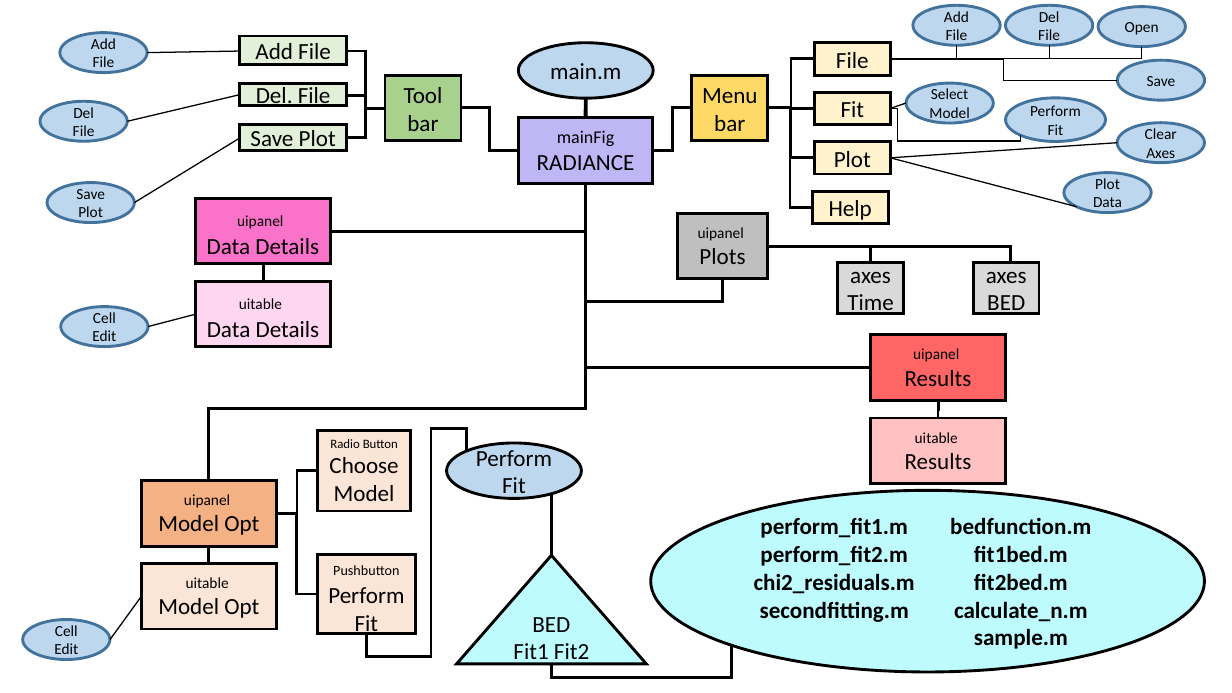
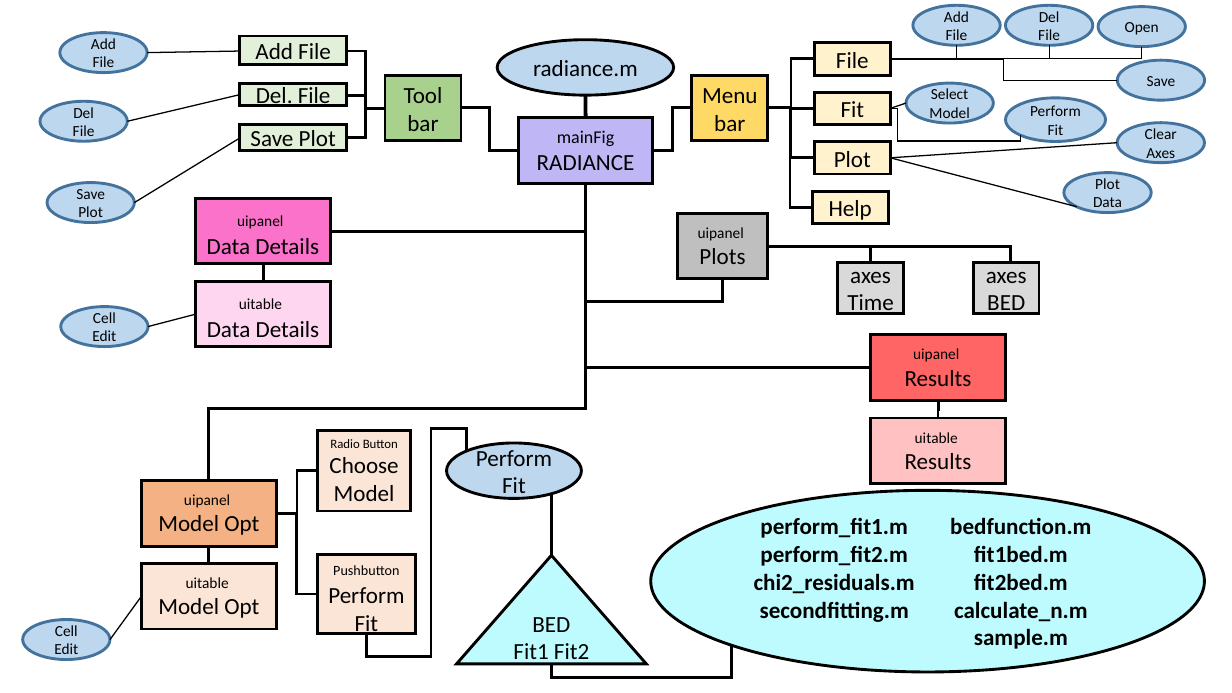
Before and after one commit to RiPires/DTRP_Project, a slide deck: slide 1 of RADIANTE_Structure.pptx. Drawn at 1232x693 pixels with LibreOffice and Linux fonts; fonts in the diff are those of the drawing. Boxes give left, top, right and bottom in pixels: in the first picture for what was removed or moved away, otherwise in the second. Text is boxed around its words. In the diff, an @@ line names an element or a change of style, - is before the commit and + after.

```diff
--- a/RADIANTE_Structure.pptx
+++ b/RADIANTE_Structure.pptx
@@ ellipse "radiance.m" resized from (x1=518, y1=43, x2=653, y2=98) to (x1=497, y1=40, x2=674, y2=95) @@
@@ text in ellipse at (x1=533, y1=60, x2=638, y2=76): text changed @@
-main.m
+radiance.m
```
Also in this commit, not shown: 1 other file.
